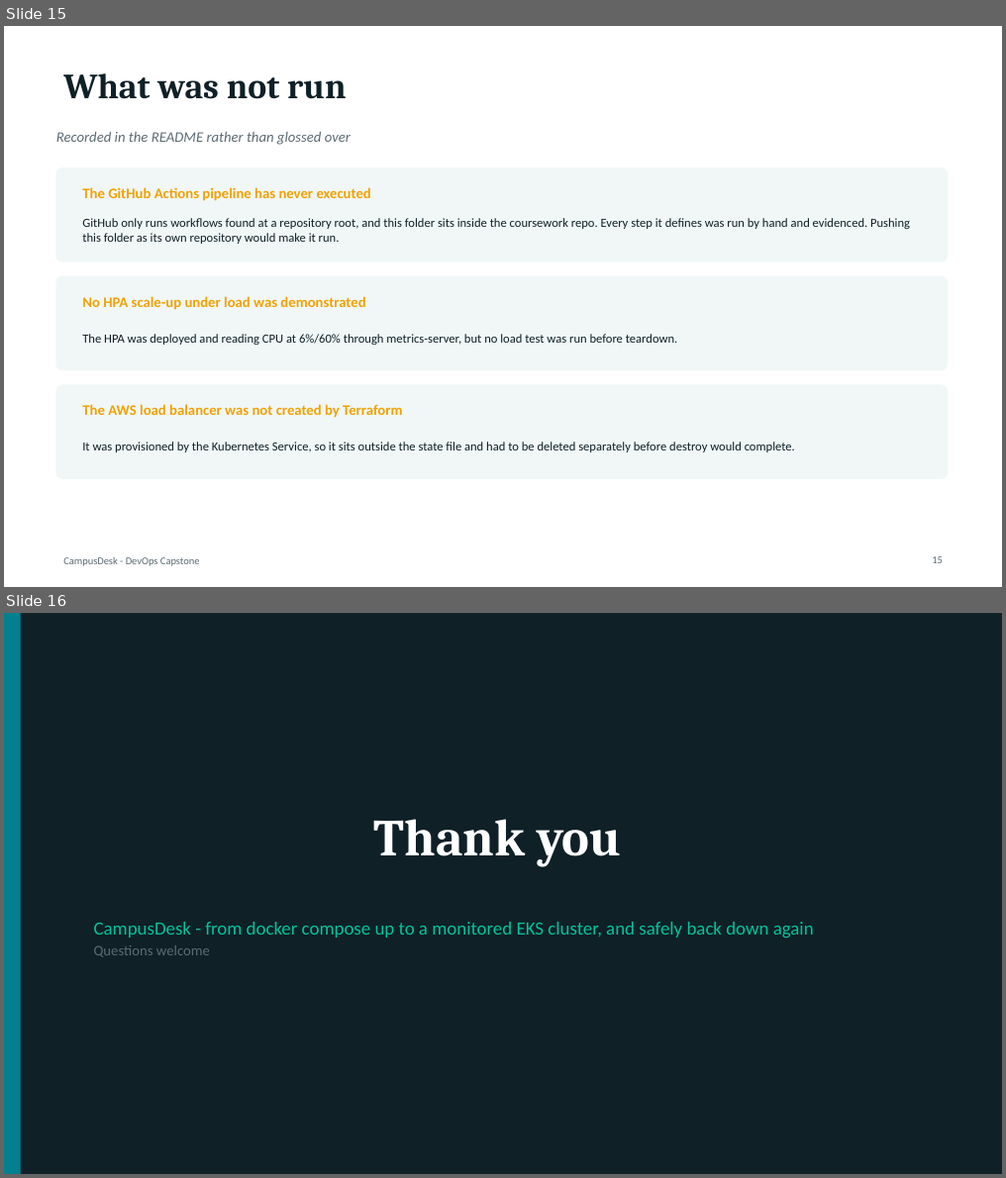
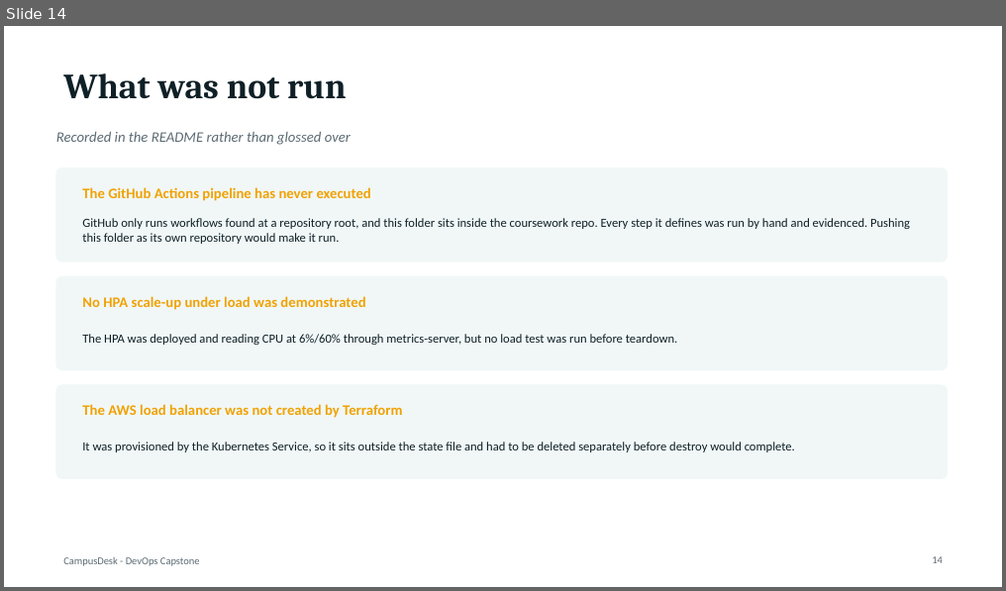
Before and after one commit to lakshay776/DevOpsAssignment, a slide deck: session21-devops-capstone-final/CampusDesk-Capstone.pptx. Shown one above the other, each under a label of ours: slides 15 and 16 before the commit, slide 14 after it. The pictures are 1006x1178 and 1006x591 pixels, drawn with LibreOffice and Linux fonts; fonts in the diff are those of the drawing. Boxes give left, top, right and bottom in pixels: in the first picture for what was removed or moved away, otherwise in the second. Text is boxed around its words. In the diff, an @@ line names an element or a change of style, - is before the commit and + after.

```diff
--- a/session21-devops-capstone-final/CampusDesk-Capstone.pptx
+++ b/session21-devops-capstone-final/CampusDesk-Capstone.pptx
@@ slide 16 removed at (4,613,1002,1174), background #0F2027 @@
@@ rectangle removed at (4,613,21,1174) @@
@@ title removed at (374,819,622,866) @@
-Thank you
@@ text removed at (94,922,814,958) @@
-CampusDesk - from docker compose up to a monitored EKS cluster, and safely back down again
-Questions welcome
@@ what was slide 15 is now slide 14 @@
@@ page number at (932,557,943,564): text changed @@
-15
+14
```
Also in this commit, not shown: 2 slides changed, 2 slides added, 2 other slides removed.
